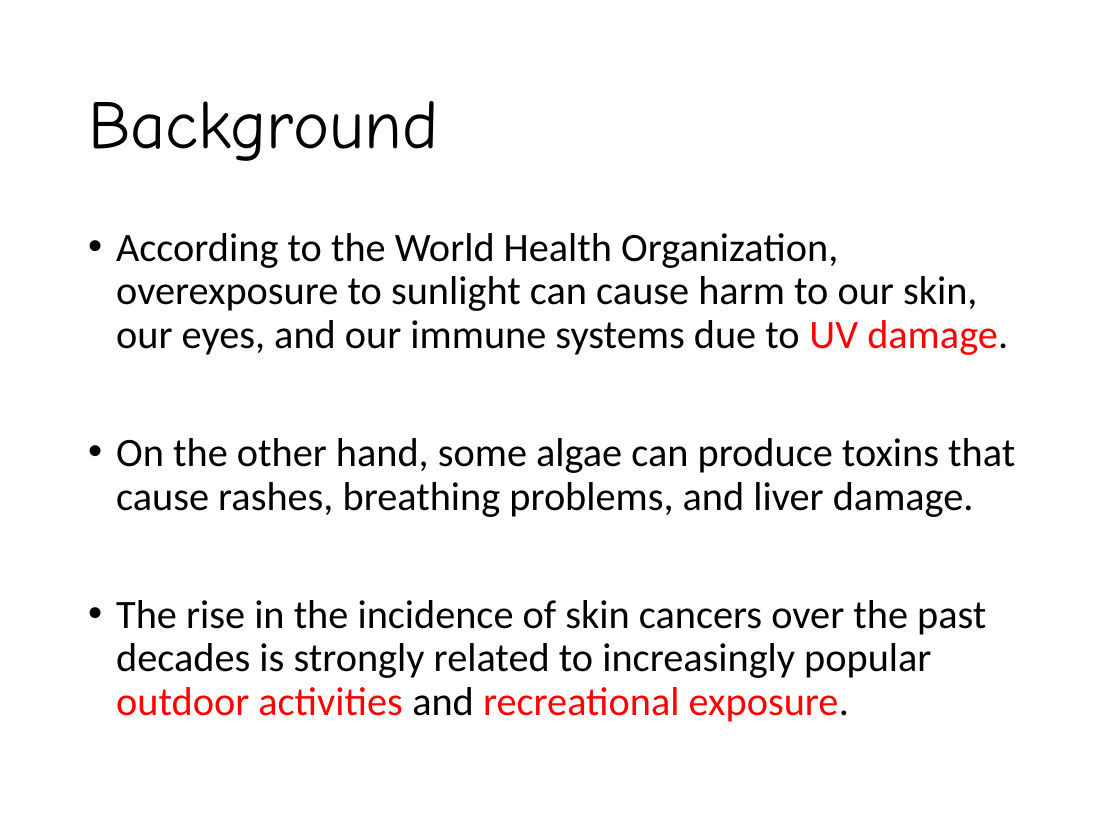
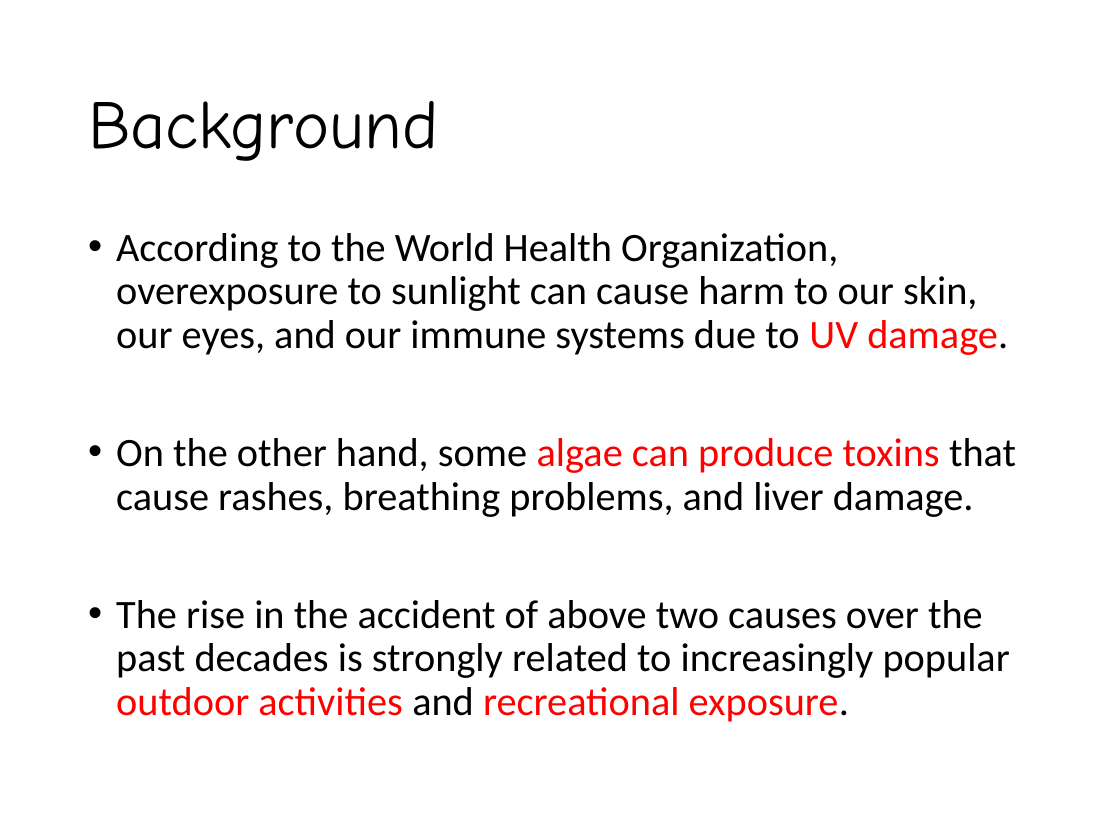
Before and after one commit to hunghw/2017NASA_NCTUBeach, a slide deck: slide 3 of 2017 NASA Hackathon Taiwan.pptx. Drawn at 1120x840 pixels with LibreOffice and Linux fonts; fonts in the diff are those of the drawing; background and template pictures are left out. Boxes give left, top, right and bottom in pixels: in the first picture for what was removed or moved away, otherwise in the second. Text is boxed around its words. In the diff, an @@ line names an element or a change of style, - is before the commit and + after.

Commit message:
PPT v2

```diff
--- a/2017 NASA Hackathon Taiwan.pptx
+++ b/2017 NASA Hackathon Taiwan.pptx
@@ text at box(116, 438, 1016, 517): text colour #000000 to #FF0000 in "algae can produce toxins" @@
@@ text at box(116, 600, 1010, 722): text changed @@
-• The rise in the incidence of skin cancers over the past decades is strongly related to increasingly popular outdoor activities and recreational exposure.
+• The rise in the accident of above two causes over the past decades is strongly related to increasingly popular outdoor activities and recreational exposure.
```
Also in this commit, not shown: 5 other slides changed, 1 slide added.
